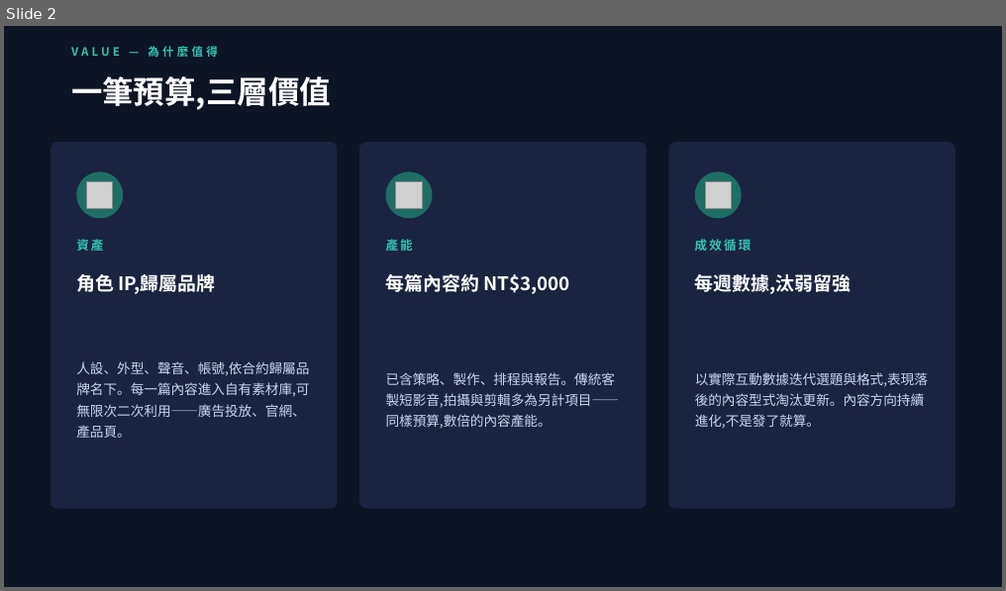
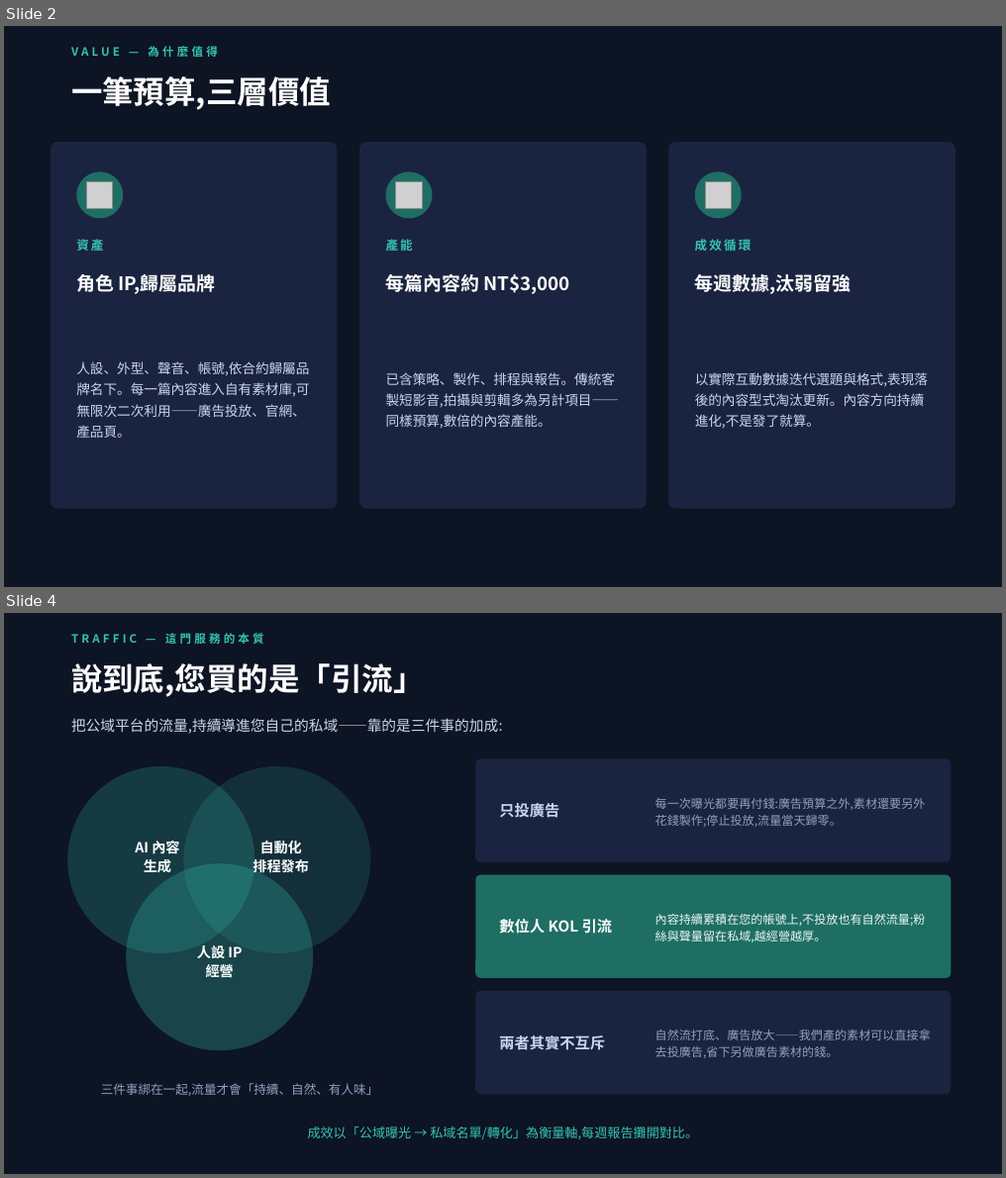
Before and after one commit to pennyhuang-oss/Virtual_KOL_Studio, a slide deck: business/數位人KOL-對外提案簡報.pptx. Shown one above the other, each under a label of ours: slide 2 before the commit, slides 2 and 4 after it; the slides between them are not shown. The pictures are 1006x591 and 1006x1178 pixels, drawn with LibreOffice and Linux fonts; fonts in the diff are those of the drawing; grey boxes stand for pictures. Boxes give left, top, right and bottom in pixels: in the first picture for what was removed or moved away, otherwise in the second. Text is boxed around its words. In the diff, an @@ line names an element or a change of style, - is before the commit and + after.

```diff
--- a/business/數位人KOL-對外提案簡報.pptx
+++ b/business/數位人KOL-對外提案簡報.pptx
@@ slide 4 added at [4,613,1002,1174], background #0D1424 @@
@@ text added at [71,633,264,644], 11 pt, text #35C2B0, bold @@
+TRAFFIC — 這門服務的本質
@@ text added at [71,663,425,697], 30 pt, text #FFFFFF, bold @@
+說到底,您買的是「引流」
@@ text added at [71,718,503,734], 14 pt, text #C7D6EE @@
+把公域平台的流量,持續導進您自己的私域——靠的是三件事的加成:
@@ rounded rectangle added at [475,759,951,862], fill #1A2440 @@
@@ ellipse added at [67,766,254,954], fill #35C2B0 at 22% opacity @@
@@ ellipse added at [183,766,371,954], fill #35C2B0 at 16% opacity @@
@@ text added at [499,803,559,818], 14.5 pt, text #C7D6EE, bold @@
+只投廣告
@@ text added at [655,798,926,827], 11.5 pt, text #8FA0BE @@
+每一次曝光都要再付錢:廣告預算之外,素材還要另外花錢製作;停止投放,流量當天歸零。
@@ text added at [135,841,179,872], 13.5 pt, text #FFFFFF, bold @@
+AI 內容
+生成
@@ text added at [252,841,308,872], 13.5 pt, text #FFFFFF, bold @@
+自動化
+排程發布
@@ ellipse added at [126,863,313,1051], fill #35C2B0 at 28% opacity @@
@@ rounded rectangle added at [475,875,951,978], fill #1E6E64 @@
@@ text added at [499,919,612,934], 14.5 pt, text #FFFFFF, bold @@
+數位人 KOL 引流
@@ text added at [655,914,926,943], 11.5 pt, text #EAF6F3 @@
+內容持續累積在您的帳號上,不投放也有自然流量;粉絲與聲量留在私域,越經營越厚。
@@ text added at [197,946,242,981], 13.5 pt, text #FFFFFF, bold @@
+人設 IP
+經營
@@ rounded rectangle added at [475,991,951,1094], fill #1A2440 @@
@@ text added at [499,1036,605,1051], 14.5 pt, text #C7D6EE, bold @@
+兩者其實不互斥
@@ text added at [655,1030,931,1059], 11.5 pt, text #8FA0BE @@
+自然流打底、廣告放大——我們產的素材可以直接拿去投廣告,省下另做廣告素材的錢。
@@ text added at [101,1083,378,1096], 12 pt, text #8FA0BE @@
+三件事綁在一起,流量才會「持續、自然、有人味」
@@ text added at [308,1127,698,1140], 12.5 pt, text #35C2B0 @@
+成效以「公域曝光 → 私域名單/轉化」為衡量軸,每週報告攤開對比。
```
Also in this commit, not shown: 6 slides changed, 1 other slide added, 1 slide removed, 2 other files.
